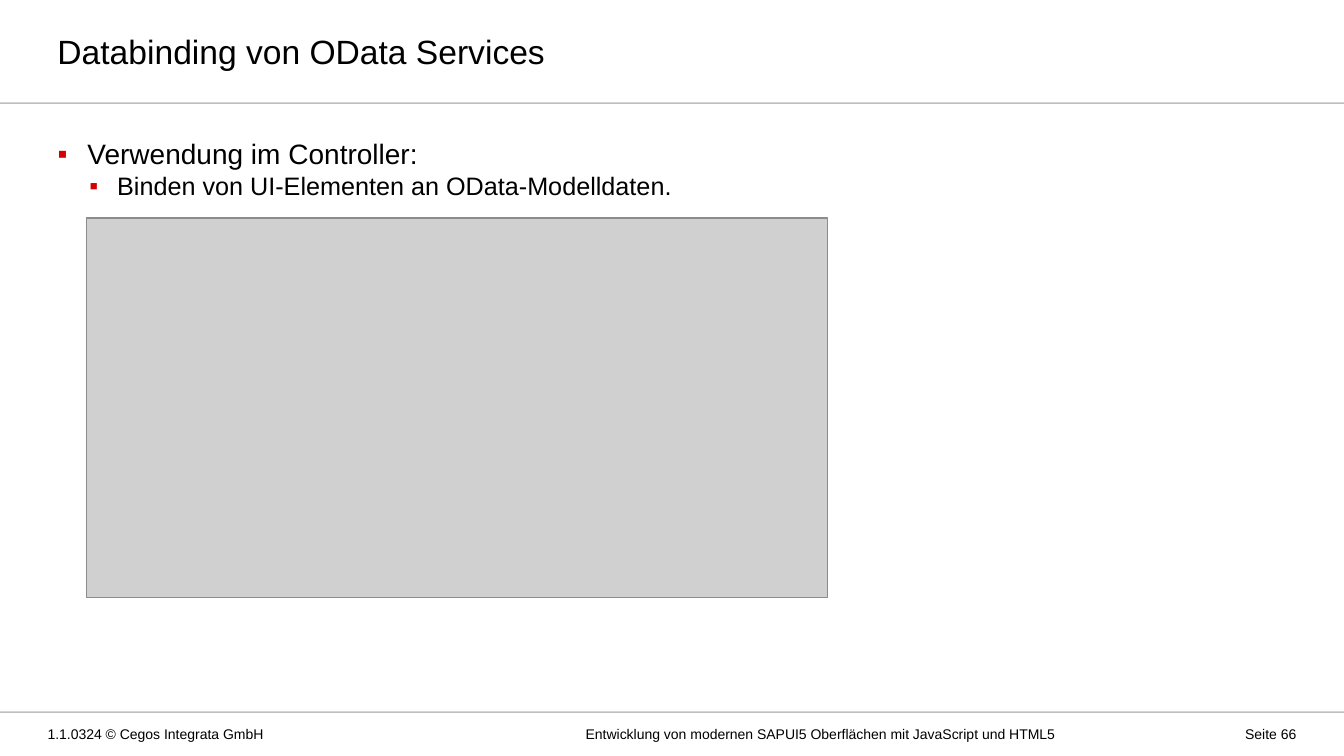
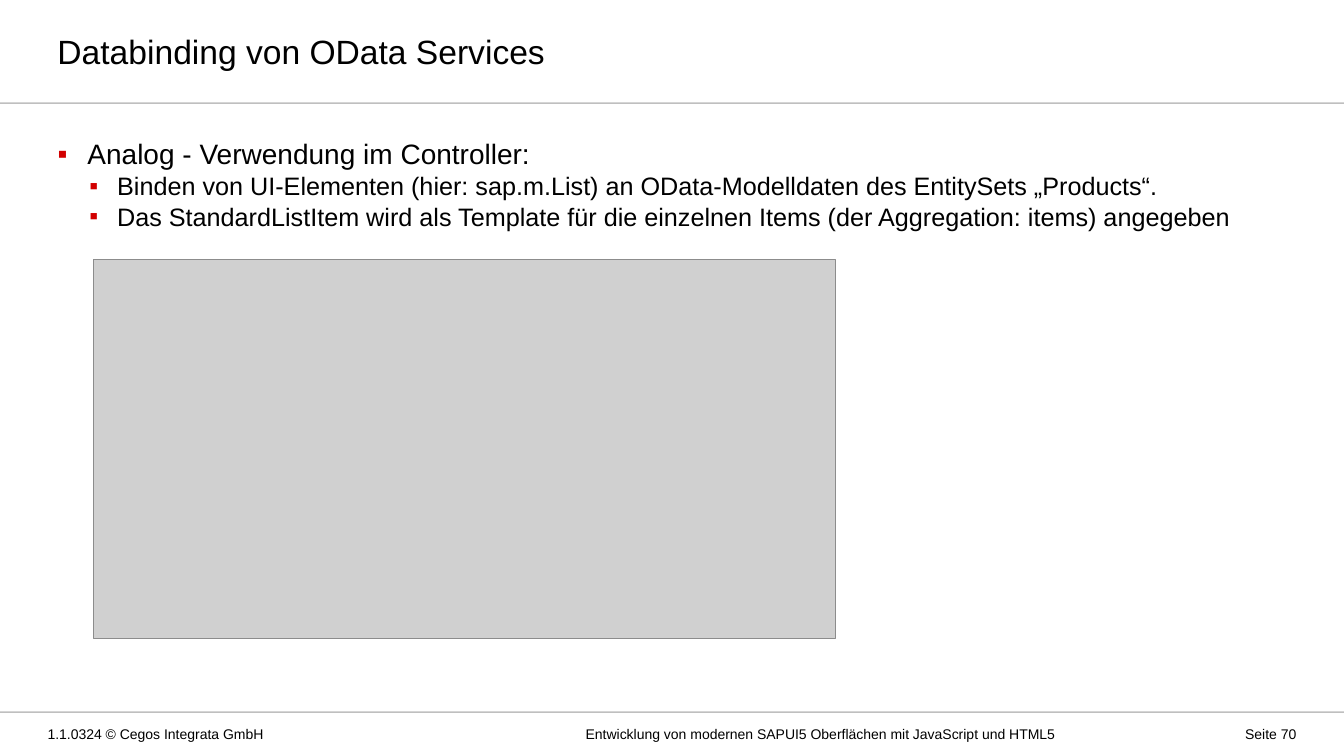
Before and after one commit to MatLange/Schulung-SAPUI5-und-Fiori, a slide deck: slide 70 of Präsentationsfolien/Tag03_SAPUI5-Fiori_DE.pptx (slide 66 before the commit). Drawn at 1344x756 pixels with LibreOffice and Linux fonts; fonts in the diff are those of the drawing; grey boxes stand for pictures; background and template pictures are left out. Boxes give left, top, right and bottom in pixels: in the first picture for what was removed or moved away, otherwise in the second. Text is boxed around its words. In the diff, an @@ line names an element or a change of style, - is before the commit and + after.

```diff
--- a/Präsentationsfolien/Tag03_SAPUI5-Fiori_DE.pptx
+++ b/Präsentationsfolien/Tag03_SAPUI5-Fiori_DE.pptx
@@ text at [87,143,1229,231]: text changed @@
-▪ Verwendung im Controller:
-  ▪ Binden von UI-Elementen an OData-Modelldaten.
+▪ Analog - Verwendung im Controller:
+  ▪ Binden von UI-Elementen (hier: sap.m.List) an OData-Modelldaten des EntitySets „Products“.
+  ▪ Das StandardListItem wird als Template für die einzelnen Items (der Aggregation: items) angegeben
@@ picture: place and size @@
-picture at [87,218,829,597]
+picture at [94,259,836,638]
@@ page number at [1245,729,1297,739]: text changed @@
-Seite 66
+Seite 70
```
Also in this commit, not shown: 15 other slides changed, 8 slides added, 1 other file.
